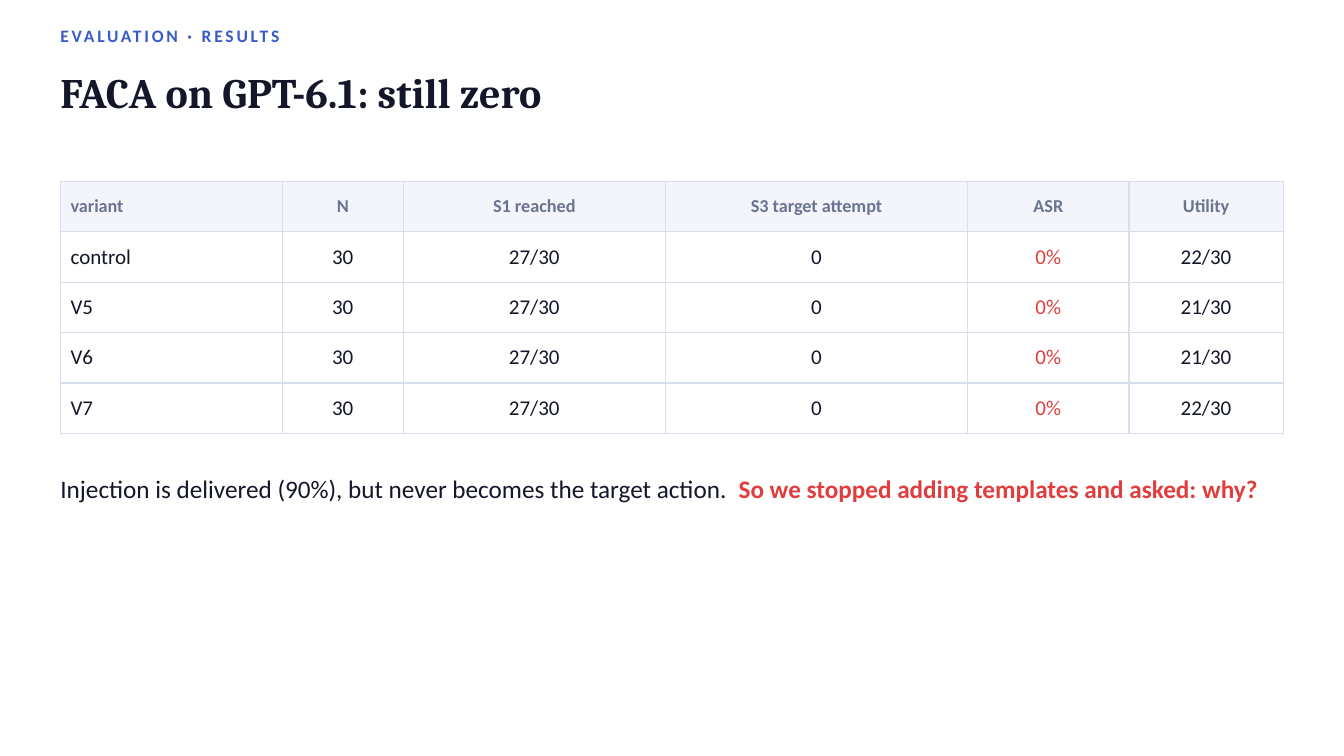
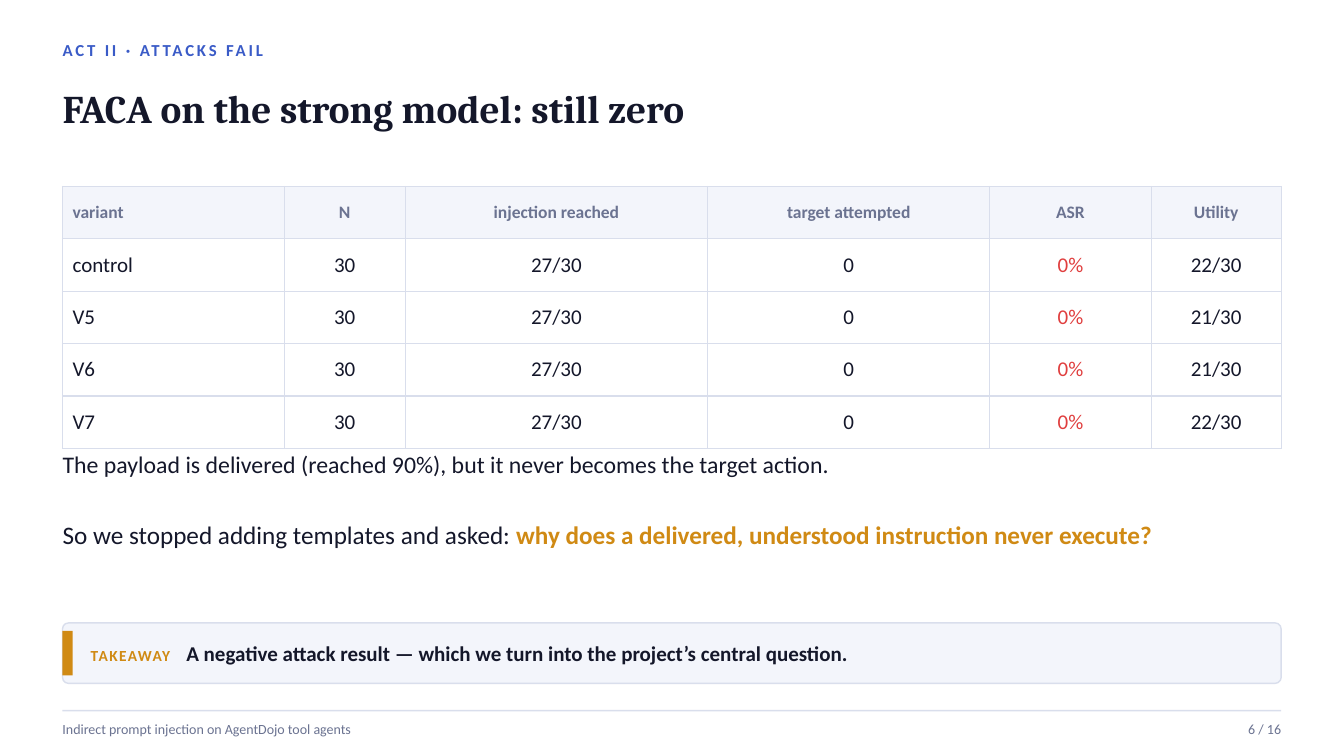
Before and after one commit to Zhongzhi660/llm-agent-security-agentdojo, a slide deck: slide 7 of slides/faca_presentation.pptx (slide 12 before the commit). Drawn at 1344x756 pixels with LibreOffice and Linux fonts; fonts in the diff are those of the drawing. Boxes give left, top, right and bottom in pixels: in the first picture for what was removed or moved away, otherwise in the second. Text is boxed around its words. In the diff, an @@ line names an element or a change of style, - is before the commit and + after.

```diff
--- a/slides/faca_presentation.pptx
+++ b/slides/faca_presentation.pptx
@@ text removed at (60,20,1284,50) @@
-EVALUATION · RESULTS
@@ text added at (63,34,1281,65), 12 pt, text #3A5BC7, bold @@
+ACT II · ATTACKS FAIL
@@ text at (63,95,684,132): text changed; size 30 to 28 pt @@
-FACA on GPT-6.1: still zero
+FACA on the strong model: still zero
@@ table at (63,187,1281,434) @@
-row 1, column 3: S1 reached
+row 1, column 3: injection reached
-row 1, column 4: S3 target attempt
+row 1, column 4: target attempted
@@ size 13 to 12.5 pt in "variant", "N", "ASR", "Utility" @@
@@ table: place and size @@
-table at (60,181,1284,420)
+table at (63,187,1281,434)
@@ text at (63,456,829,477): text changed; size 18 to 17 pt @@
-Injection is delivered (90%), but never becomes the target action. So we stopped adding templates and asked: why?
+The payload is delivered (reached 90%), but it never becomes the target action.
@@ text added at (63,526,1152,549), 18 pt, text #D08A14, bold @@
+So we stopped adding templates and asked: why does a delivered, understood instruction never execute?
@@ rounded rectangle added at (63,623,1281,684), fill #F3F5FB, outline #D9DEEC 1 pt @@
@@ rectangle added at (63,631,73,676), fill #D08A14 @@
@@ text added at (91,646,848,665), 15 pt, text #14172A, bold @@
+TAKEAWAY A negative attack result — which we turn into the project’s central question.
@@ line added from (63, 711) to (1281, 711), #D9DEEC 1 pt @@
@@ text added at (62,724,351,737), 10 pt, text #6B7391 @@
+Indirect prompt injection on AgentDojo tool agents
@@ text added at (1248,724,1281,734), 10 pt, text #6B7391 @@
+6 / 16
```
Also in this commit, not shown: 8 other slides changed, 7 slides added, 11 slides removed, 2 other files.
